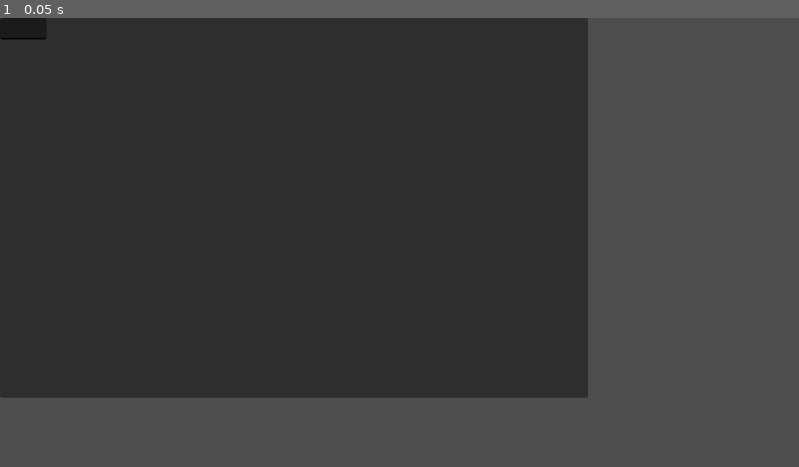
Above: before the commit, frame 1.
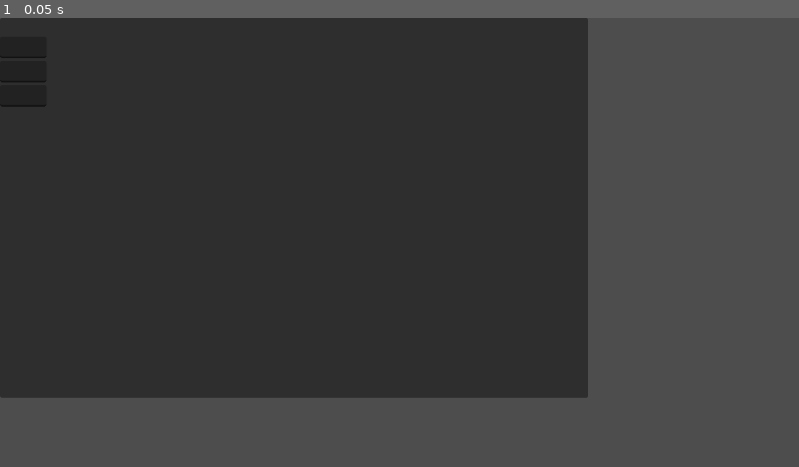
Above: after the commit, the same moment.

Repository: MoPaMo/NodeLineJS
Game: Godot game, scene res://scenes/Main.tscn
The game is run twice, just before and just after one commit, with the same random seed, the same clock (stepped at 60 frames per second) and the same inputs.
Inputs:
- Up to frame 1 (0.05 s): no input

The runs differ from the first frame. In frame 1, less than 0.1% of the frame differs, in the area x 0-6%, y 4-20%.

Commit message:
new structure with vboxes

Diff:
--- a/scenes/Main.tscn
+++ b/scenes/Main.tscn
@@ -9,21 +9,37 @@
 offset_right = 848.0
 offset_bottom = 548.0
 
-[node name="Label" type="Label" parent="."]
+[node name="VBoxContainer" type="VBoxContainer" parent="Panel"]
 layout_mode = 0
-offset_right = 802.0
-offset_bottom = 269.0
+offset_right = 72.0
+offset_bottom = 128.0
 
-[node name="LineEdit" type="LineEdit" parent="."]
-layout_mode = 0
-offset_right = 67.0625
-offset_bottom = 31.0
+[node name="Label" type="Label" parent="Panel/VBoxContainer"]
+layout_mode = 2
 
-[node name="LineEdit2" type="LineEdit" parent="."]
-layout_mode = 0
-offset_right = 67.0625
-offset_bottom = 31.0
+[node name="Out" type="HBoxContainer" parent="Panel/VBoxContainer"]
+layout_mode = 2
 
-[node name="LineEdit3" type="LineEdit" parent="."]
-offset_right = 67.0625
-offset_bottom = 31.0
+[node name="LineEdit" type="LineEdit" parent="Panel/VBoxContainer/Out"]
+layout_mode = 2
+
+[node name="Label2" type="Label" parent="Panel/VBoxContainer/Out"]
+layout_mode = 2
+
+[node name="In2" type="HBoxContainer" parent="Panel/VBoxContainer"]
+layout_mode = 2
+
+[node name="LineEdit" type="LineEdit" parent="Panel/VBoxContainer/In2"]
+layout_mode = 2
+
+[node name="Label2" type="Label" parent="Panel/VBoxContainer/In2"]
+layout_mode = 2
+
+[node name="In1" type="HBoxContainer" parent="Panel/VBoxContainer"]
+layout_mode = 2
+
+[node name="LineEdit" type="LineEdit" parent="Panel/VBoxContainer/In1"]
+layout_mode = 2
+
+[node name="Label2" type="Label" parent="Panel/VBoxContainer/In1"]
+layout_mode = 2
